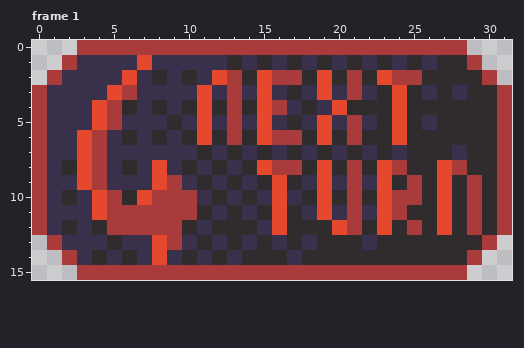
Pixel-art file -- ASSETS/Sprites/Objects/arrow_continue.aseprite. This is how it looked before the edit.
32x16 pixels, 1 frame. Shown: frame 1. The commit also changed other frames, which this record leaves out.
After:
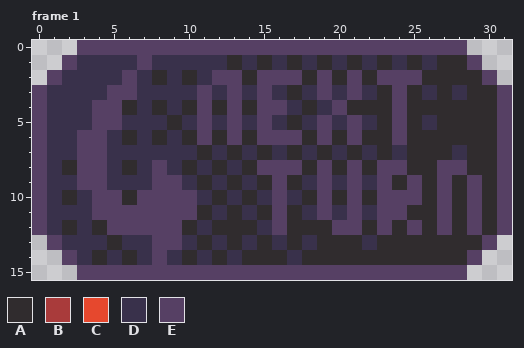
Palette (. is transparent): A #302c2e  B #a93b3b  C #e6482e  D #39314b  E #564064
The edit:
layer "Layer 3" added
Frame 1, layer "Layer 3":
y 0: x 3..28 BBBBBBBBBBBBBBBBBBBBBBBBBB -> EEEEEEEEEEEEEEEEEEEEEEEEEE
y 1: x 2 B -> E; x 7 C -> E; x 29 B -> E
y 2: x 1 B -> E; x 6 C -> E; x 12..13 CB -> EE; x 15..17 CBB -> EEE; x 19 C -> E; x 21 B -> E; x 23..25 CBB -> EEE; x 30 B -> E
y 3: x 0 B -> E; x 5..6 CB -> EE; x 11 C -> E; x 13 B -> E; x 15 C -> E; x 19 C -> E; x 21 B -> E; x 24 C -> E; x 31 B -> E
y 4: x 0 B -> E; x 4..5 CB -> EE; x 11 C -> E; x 13 B -> E; x 15..16 CB -> EE; x 20 C -> E; x 24 C -> E; x 31 B -> E
y 5: x 0 B -> E; x 4..5 CB -> EE; x 11 C -> E; x 13 B -> E; x 15 C -> E; x 19 C -> E; x 21 B -> E; x 24 C -> E; x 31 B -> E
y 6: x 0 B -> E; x 3..4 CB -> EE; x 11 C -> E; x 13 B -> E; x 15..17 CBB -> EEE; x 19 C -> E; x 21 B -> E; x 24 C -> E; x 31 B -> E
y 7: x 0 B -> E; x 3..4 CB -> EE; x 31 B -> E
y 8: x 0 B -> E; x 3..4 CB -> EE; x 8 C -> E; x 15..17 CBB -> EEE; x 19 C -> E; x 21 B -> E; x 23..24 CB -> EE; x 27..28 CB -> EE; x 31 B -> E
y 9: x 0 B -> E; x 3..4 CB -> EE; x 8..9 CB -> EE; x 16 C -> E; x 19 C -> E; x 21 B -> E; x 23 C -> E; x 25 B -> E; x 27 C -> E; x 29 B -> E; x 31 B -> E
y 10: x 0 B -> E; x 4..5 CB -> EE; x 7..10 CBBB -> EEEE; x 16 C -> E; x 19 C -> E; x 21 B -> E; x 23..25 CBB -> EEE; x 27 C -> E; x 29 B -> E; x 31 B -> E
y 11: x 0 B -> E; x 4..10 CBBBBBB -> EEEEEEE; x 16 C -> E; x 19 C -> E; x 21 B -> E; x 23..24 CB -> EE; x 27 C -> E; x 29 B -> E; x 31 B -> E
y 12: x 0 B -> E; x 5..9 BBBBB -> EEEEE; x 16 C -> E; x 20..21 CB -> EE; x 23 C -> E; x 25 B -> E; x 27 C -> E; x 29 B -> E; x 31 B -> E
y 13: x 1 B -> E; x 8..9 CB -> EE; x 30 B -> E
y 14: x 2 B -> E; x 8 C -> E; x 29 B -> E
y 15: x 3..28 BBBBBBBBBBBBBBBBBBBBBBBBBB -> EEEEEEEEEEEEEEEEEEEEEEEEEE
Changed places in both pictures, as pixel boxes (x1, y1, x2, y2):
changed: (32, 40, 512, 280)
